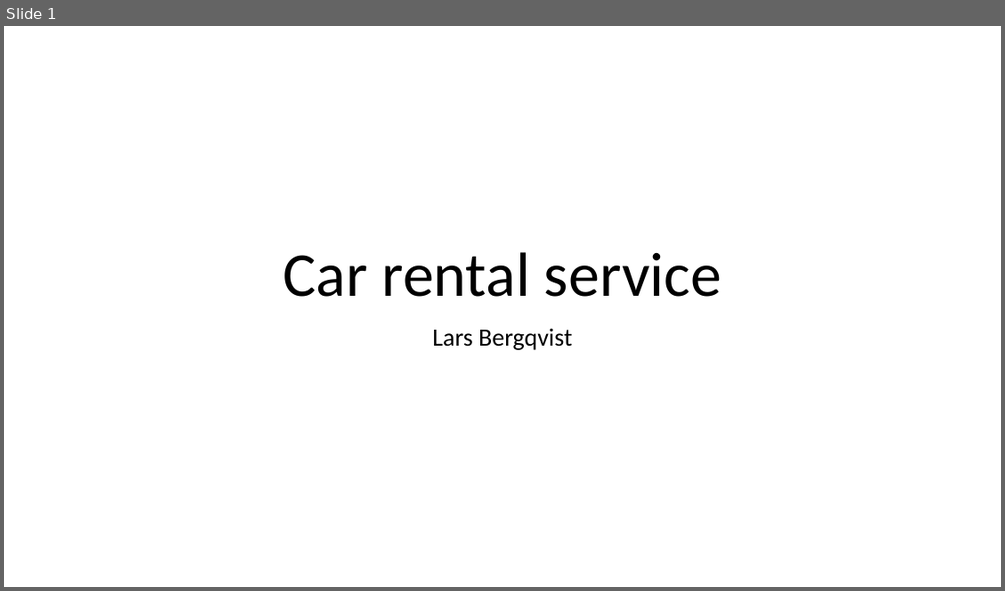
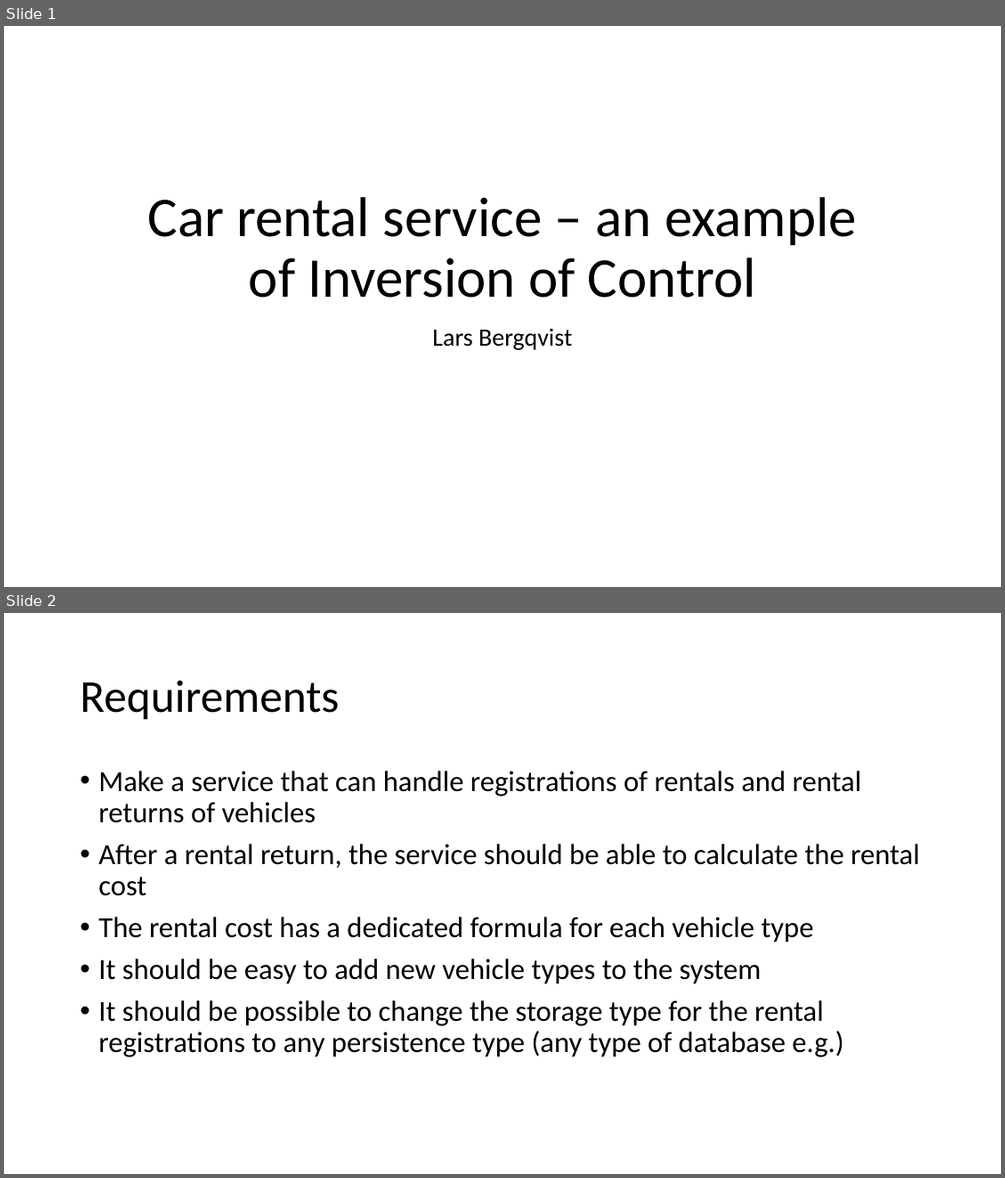
Before and after one commit to LarsBergqvist/CarRentalService, a slide deck: CarRentalService - Lars Bergqvist.pptx. Shown one above the other, each under a label of ours: slide 1 before the commit, slides 1 and 2 after it. The pictures are 1005x591 and 1005x1178 pixels, drawn with LibreOffice and Linux fonts; fonts in the diff are those of the drawing. Boxes give left, top, right and bottom in pixels: in the first picture for what was removed or moved away, otherwise in the second. Text is boxed around its words. In the diff, an @@ line names an element or a change of style, - is before the commit and + after.

```diff
--- a/CarRentalService - Lars Bergqvist.pptx
+++ b/CarRentalService - Lars Bergqvist.pptx
@@ slide 2 added at bbox=[4, 613, 1001, 1174], background #FFFFFF @@
@@ title added at bbox=[80, 680, 339, 720], 44 pt, text #000000 @@
+Requirements
@@ text added at bbox=[98, 771, 920, 1057], 28 pt, text #000000 @@
+• Make a service that can handle registrations of rentals and rental returns of vehicles
+• After a rental return, the service should be able to calculate the rental cost
+• The rental cost has a dedicated formula for each vehicle type
+• It should be easy to add new vehicle types to the system
+• It should be possible to change the storage type for the rental registrations to any persistence type (any type of database e.g.)
@@ slide 1 changed as well @@
@@ title at bbox=[148, 197, 857, 297]: text changed; size 60 to 54 pt @@
-Car rental service
+Car rental service – an example of Inversion of Control
```
Also in this commit, not shown: 9 other slides changed, 3 other slides added, 3 slides removed, 1 other file.
